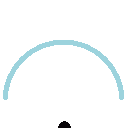
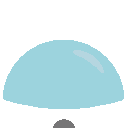
The second 128 × 128 image is a revision of the first. Changes to its layers:
renamed "Building" to "Highlights", showed it, opacity 100% → 40%, painted on it over bbox(6, 45, 122, 128)
renamed "Paint Layer 2" to "Shield", painted on it over bbox(6, 45, 122, 128)
renamed "Paint Layer 1" to "Base", painted on it over bbox(6, 64, 122, 128)
